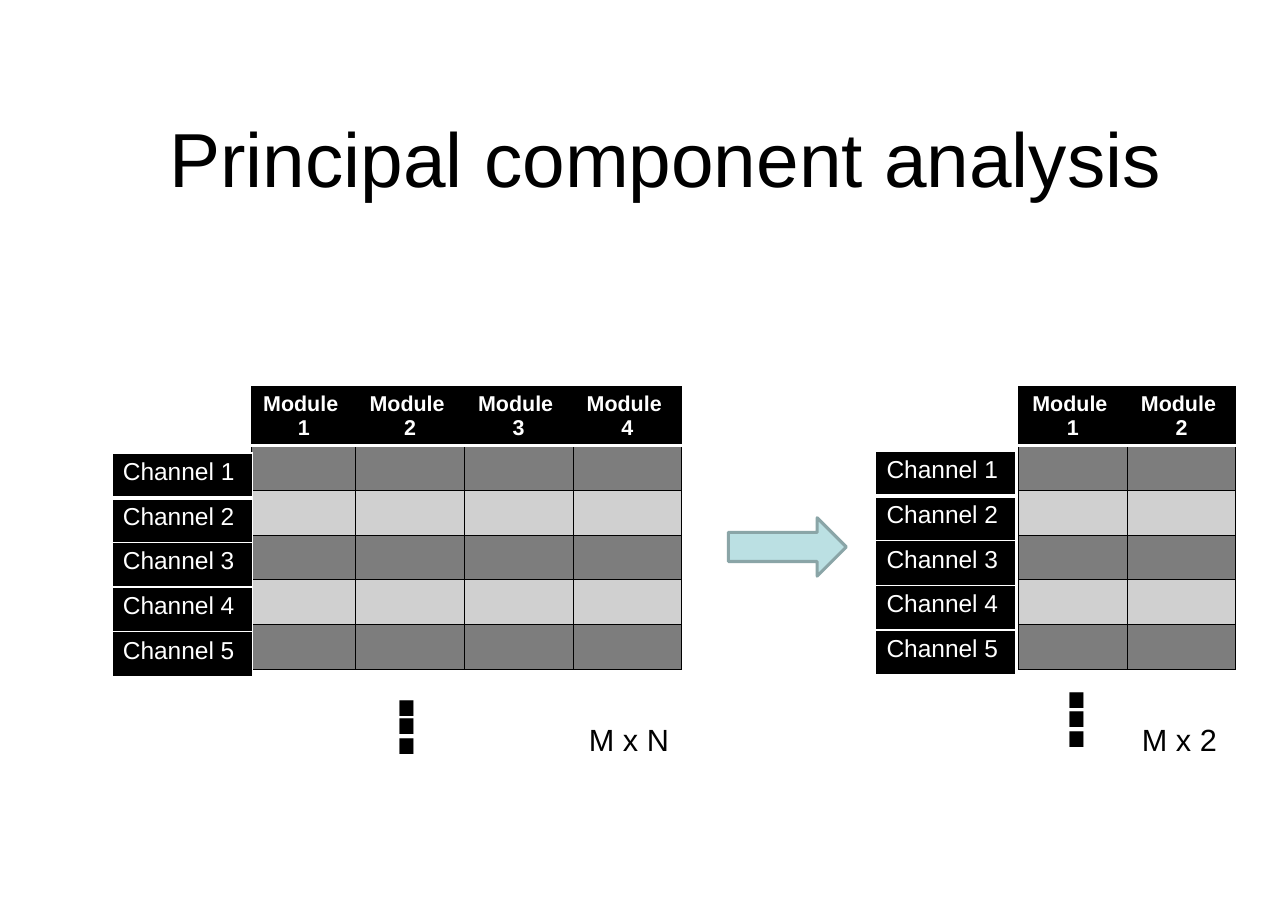
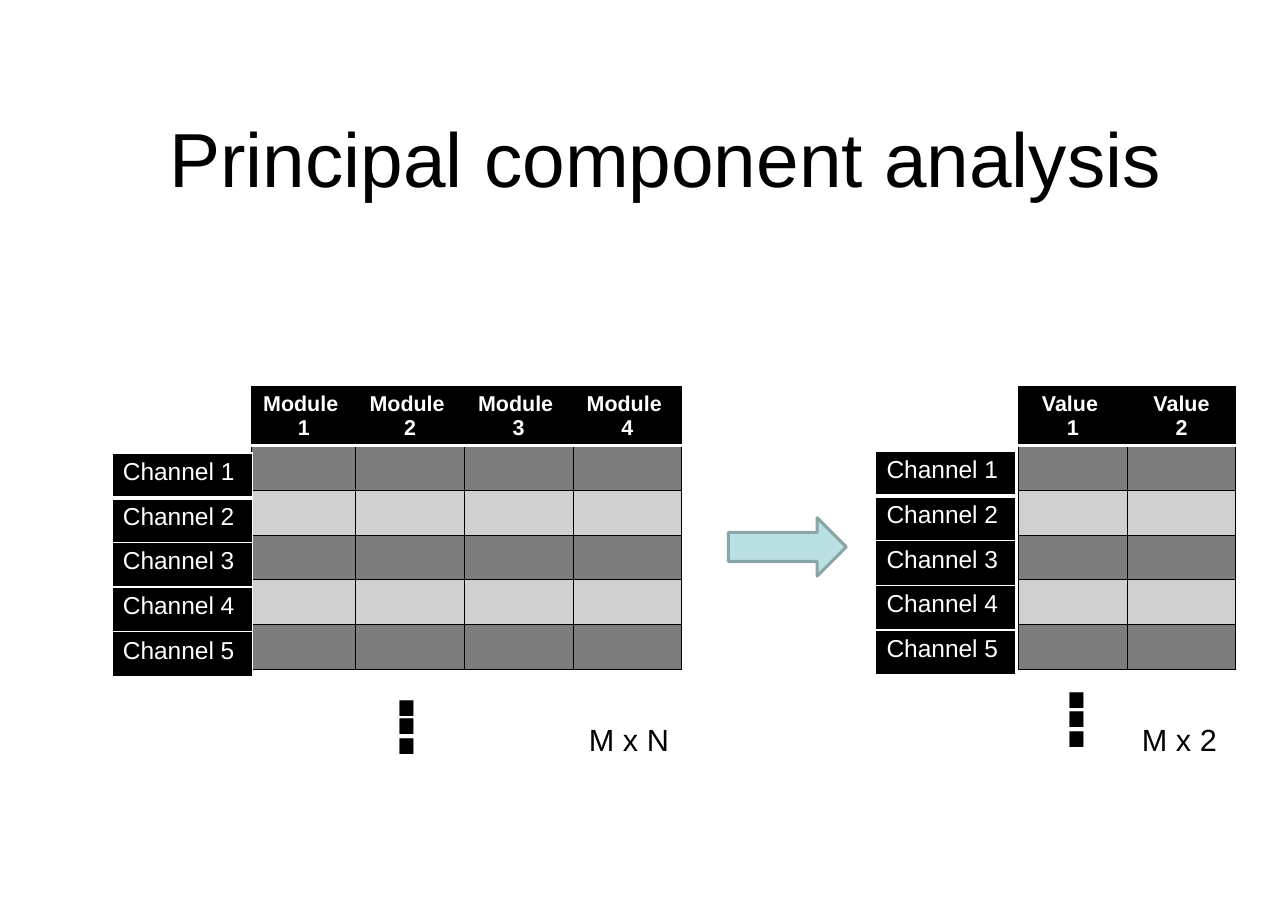
Before and after one commit to Czerwooonka/pracaMagisterska-WizualizacjaDanych, a slide deck: slide 3 of Prezentacja.pptx. Drawn at 1288x911 pixels with LibreOffice and Linux fonts; fonts in the diff are those of the drawing; background and template pictures are left out. Boxes give left, top, right and bottom in pixels: in the first picture for what was removed or moved away, otherwise in the second. Text is boxed around its words. In the diff, an @@ line names an element or a change of style, - is before the commit and + after.

```diff
--- a/Prezentacja.pptx
+++ b/Prezentacja.pptx
@@ table at bbox=[1019, 387, 1235, 673] @@
-row 1, column 1: Module / 1
+row 1, column 1: Value / 1
-row 1, column 2: Module / 2
+row 1, column 2: Value / 2
```
Also in this commit, not shown: 2 other files.
